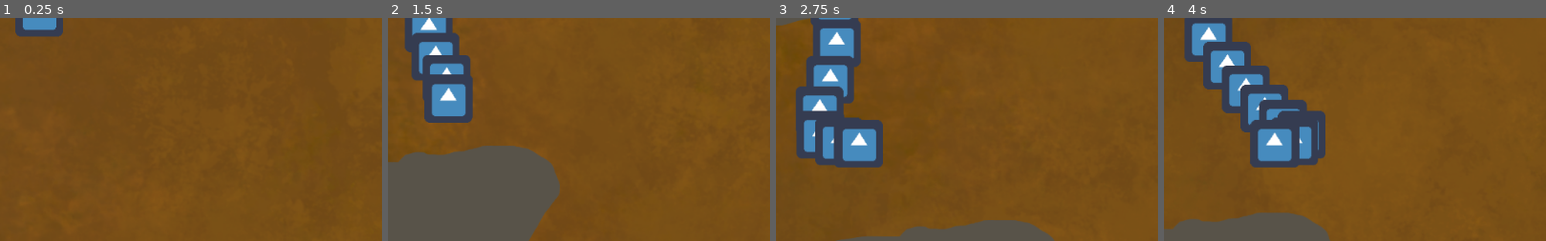
Above: before the commit, frames 1-4 (left to right).
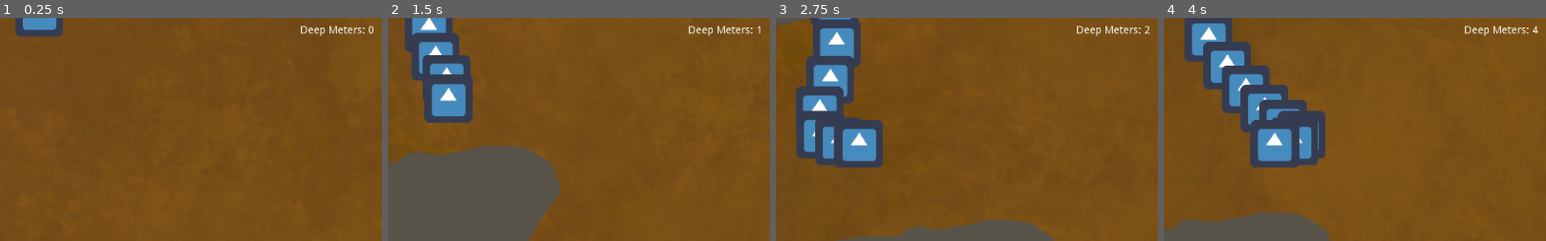
Above: after the commit, the same moments.

Repository: Lycentzia/I-am-Root
Game: Godot game, scene res://scenes/mainScreen.tscn
Two runs of this game, one before a commit and one after it. Both use one fixed random seed, a clock stepped at 60 frames per second and the inputs below. The engine's default icon, where the game draws it, is replaced by a stand-in: a white triangle on a blue panel in a dark square.
Inputs:
- Up to frame 1 (0.25 s): no input
- Up to frame 2 (1.5 s): hold Right (move_right) 0.53-1.28 s; hold Left (move_left) from 1.28 s (still down)
- Up to frame 3 (2.75 s): release Left (move_left) at 2.03 s; hold Right (move_right) from 2.03 s (still down)
- Up to frame 4 (4 s): release Right (move_right) at 3.53 s; hold Left (move_left) from 3.53 s (still down)
The pictures show only the part of the screen within x 45-95%, y 5-55%; the shares and areas given below are measured in that part.

The runs differ from the first frame. In frame 1, 0.4% of the frame differs, in the area x 78-98%, y 3-9%; in frame 2, 0.4%; in frame 3, 0.4%; in frame 4, 0.4%.

Commit message:
feat: add deep counter

Diff:
--- /dev/null
+++ b/scenes/Depp_Label.gd
@@ -0,0 +1,7 @@
+extends Label
+
+var time_elapsed := 0.0
+
+func _process(delta: float) -> void:
+	time_elapsed += delta
+	text = "Deep Meters: " + String(int(time_elapsed))
--- a/scenes/mainScreen.tscn
+++ b/scenes/mainScreen.tscn
@@ -1,10 +1,11 @@
-[gd_scene load_steps=6 format=2]
+[gd_scene load_steps=7 format=2]
 
 [ext_resource path="res://scenes/TipOfRoot.tscn" type="PackedScene" id=1]
 [ext_resource path="res://scenes/Background.tscn" type="PackedScene" id=2]
 [ext_resource path="res://ObjectPool.gd" type="Script" id=3]
 [ext_resource path="res://scenes/mainScreen.gd" type="Script" id=4]
 [ext_resource path="res://scenes/RootBody.tscn" type="PackedScene" id=5]
+[ext_resource path="res://scenes/Depp_Label.gd" type="Script" id=6]
 
 [node name="Main" type="Node2D"]
 script = ExtResource( 4 )
@@ -24,4 +25,11 @@
 wait_time = 0.25
 autostart = true
 
+[node name="Depp_Label" type="Label" parent="."]
+margin_left = 862.0
+margin_top = 42.0
+margin_right = 983.0
+margin_bottom = 68.0
+script = ExtResource( 6 )
+
 [connection signal="timeout" from="RootBodyTimer" to="." method="_on_RootBodyTimer_timeout"]
